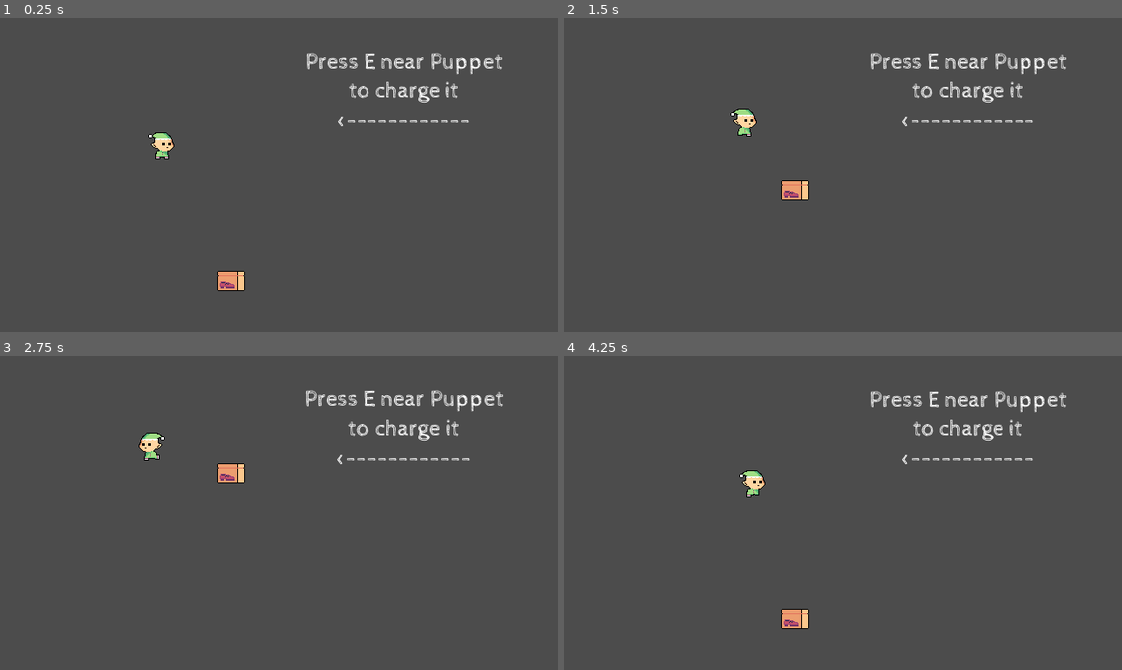
Above: before the commit, frames 1-4 (two rows, left to right).
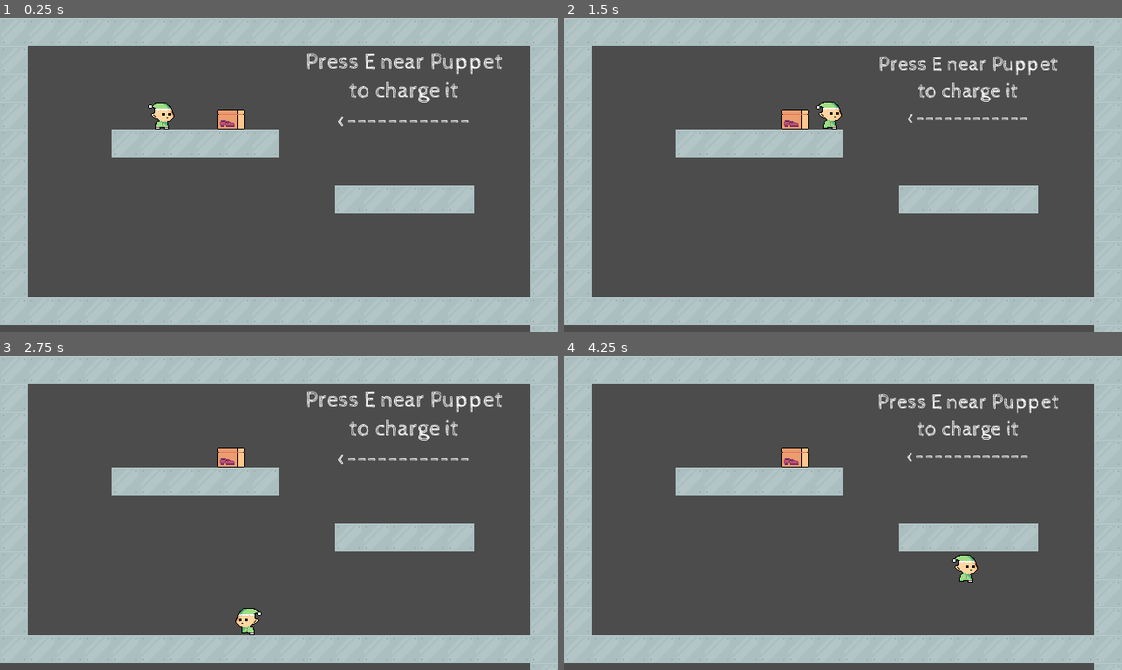
Above: after the commit, the same moments.

Repository: jjramos-dev/Brackeys2020-4
Game: Godot game, scene res://Puppets/PuppetWalk/PuppetWalkTestJuanjo.tscn
Same seed, same stepped clock (60 frames per second), same inputs: the game is played once before the commit and once after it. This scene is started directly instead of the project's main scene.
Inputs (mouse positions are in pixels of both pictures, inside the frame that each line leads up to):
- Up to frame 1 (0.25 s): no input
- Up to frame 2 (1.5 s): tap E (rewind) at 0.5, 1.35 s; move the mouse to (965, 159) at 0.52 s; hold E (rewind) 0.53-1.28 s; hold Right (right) from 0.53 s (still down); click (965, 159) at 0.67 s; tap Space (jump) at 0.77 s; move the mouse to (731, 190) at 1.27 s
- Up to frame 3 (2.75 s): tap Space (jump) at 1.52 s; tap E (rewind) at 2 s; move the mouse to (228, 456) at 2.02 s; release Right (right) at 2.03 s; hold Left (left) from 2.03 s (still down); hold E (rewind) from 2.03 s (still down); click (228, 456) at 2.17 s
- Up to frame 4 (4.25 s): move the mouse to (815, 575) at 2.77 s; release Left (left) at 2.78 s; release E (rewind) at 2.78 s; hold Right (right) from 2.78 s (still down); tap E (rewind) at 2.85, 3.5 s; click (815, 575) at 2.92 s; tap Space (jump) at 3.02, 3.77 s; move the mouse to (1010, 560) at 3.52 s; hold E (rewind) from 3.53 s (still down)

The runs differ from the first frame. In frame 1, 32% of the frame differs, in the area x 0-100%, y 0-100%; in frame 2, 34%; in frame 3, 32%; in frame 4, 33%.

Commit message:
TileSet saved as a resource file

Diff:
--- /dev/null
+++ b/Game/Levels/TestLevel/TileSet.tres
@@ -0,0 +1,101 @@
+[gd_resource type="TileSet" load_steps=6 format=2]
+
+[ext_resource path="res://Levels/TestLevel/Graphics/sheet.png" type="Texture" id=1]
+
+[sub_resource type="ConvexPolygonShape2D" id=1]
+points = PoolVector2Array( 0, 0, 32, 0, 32, 32, 0, 32 )
+
+[sub_resource type="ConvexPolygonShape2D" id=2]
+points = PoolVector2Array( 32, 32, 0, 32, 0, 0, 32, 0 )
+
+[sub_resource type="ConvexPolygonShape2D" id=3]
+points = PoolVector2Array( 32, 8.29398, 0, 8.29398, 0, 0, 32, 0 )
+
+[sub_resource type="ConvexPolygonShape2D" id=4]
+points = PoolVector2Array( 0, 0, 32, 0, 32, 32, 0, 32 )
+
+[resource]
+0/name = "sheet.png 0"
+0/texture = ExtResource( 1 )
+0/tex_offset = Vector2( 0, 0 )
+0/modulate = Color( 1, 1, 1, 1 )
+0/region = Rect2( 64, 32, 32, 32 )
+0/tile_mode = 0
+0/occluder_offset = Vector2( 0, 0 )
+0/navigation_offset = Vector2( 0, 0 )
+0/shape_offset = Vector2( 0, 0 )
+0/shape_transform = Transform2D( 1, 0, 0, 1, 0, 0 )
+0/shape = SubResource( 1 )
+0/shape_one_way = false
+0/shape_one_way_margin = 1.0
+0/shapes = [ {
+"autotile_coord": Vector2( 0, 0 ),
+"one_way": false,
+"one_way_margin": 1.0,
+"shape": SubResource( 1 ),
+"shape_transform": Transform2D( 1, 0, 0, 1, 0, 0 )
+} ]
+0/z_index = 0
+1/name = "sheet.png 1"
+1/texture = ExtResource( 1 )
+1/tex_offset = Vector2( 0, 0 )
+1/modulate = Color( 1, 1, 1, 1 )
+1/region = Rect2( 96, 32, 32, 32 )
+1/tile_mode = 0
+1/occluder_offset = Vector2( 0, 0 )
+1/navigation_offset = Vector2( 0, 0 )
+1/shape_offset = Vector2( 0, 0 )
+1/shape_transform = Transform2D( 1, 0, 0, 1, 0, 0 )
+1/shape = SubResource( 2 )
+1/shape_one_way = false
+1/shape_one_way_margin = 1.0
+1/shapes = [ {
+"autotile_coord": Vector2( 0, 0 ),
+"one_way": false,
+"one_way_margin": 1.0,
+"shape": SubResource( 2 ),
+"shape_transform": Transform2D( 1, 0, 0, 1, 0, 0 )
+} ]
+1/z_index = 0
+2/name = "sheet.png 2"
+2/texture = ExtResource( 1 )
+2/tex_offset = Vector2( 0, 0 )
+2/modulate = Color( 1, 1, 1, 1 )
+2/region = Rect2( 192, 96, 32, 32 )
+2/tile_mode = 0
+2/occluder_offset = Vector2( 0, 0 )
+2/navigation_offset = Vector2( 0, 0 )
+2/shape_offset = Vector2( 0, 0 )
+2/shape_transform = Transform2D( 1, 0, 0, 1, 0, 0 )
+2/shape = SubResource( 3 )
+2/shape_one_way = false
+2/shape_one_way_margin = 1.0
+2/shapes = [ {
+"autotile_coord": Vector2( 0, 0 ),
+"one_way": false,
+"one_way_margin": 1.0,
+"shape": SubResource( 3 ),
+"shape_transform": Transform2D( 1, 0, 0, 1, 0, 0 )
+} ]
+2/z_index = 0
+3/name = "sheet.png 3"
+3/texture = ExtResource( 1 )
+3/tex_offset = Vector2( 0, 0 )
+3/modulate = Color( 1, 1, 1, 1 )
+3/region = Rect2( 64, 64, 32, 32 )
+3/tile_mode = 0
+3/occluder_offset = Vector2( 0, 0 )
+3/navigation_offset = Vector2( 0, 0 )
+3/shape_offset = Vector2( 0, 0 )
+3/shape_transform = Transform2D( 1, 0, 0, 1, 0, 0 )
+3/shape = SubResource( 4 )
+3/shape_one_way = false
+3/shape_one_way_margin = 1.0
+3/shapes = [ {
+"autotile_coord": Vector2( 0, 0 ),
+"one_way": false,
+"one_way_margin": 1.0,
+"shape": SubResource( 4 ),
+"shape_transform": Transform2D( 1, 0, 0, 1, 0, 0 )
+} ]
+3/z_index = 0
--- a/Game/Puppets/PuppetWalk/PuppetWalkTestJuanjo.tscn
+++ b/Game/Puppets/PuppetWalk/PuppetWalkTestJuanjo.tscn
@@ -3,12 +3,11 @@
 [ext_resource path="res://Puppets/PuppetWalk/PuppetWalkTestJuanjo.gd" type="Script" id=1]
 [ext_resource path="res://gui/Hint.tscn" type="PackedScene" id=2]
 [ext_resource path="res://Puppets/PuppetGeneric/GUI.gd" type="Script" id=3]
+[ext_resource path="res://Levels/TestLevel/TileSet.tres" type="TileSet" id=4]
 [ext_resource path="res://Player/player.tscn" type="PackedScene" id=5]
 [ext_resource path="res://Puppets/PuppetWalk/PuppetWalk.tscn" type="PackedScene" id=6]
 [ext_resource path="res://Environment/ExitDoor.tscn" type="PackedScene" id=8]
 [ext_resource path="res://Environment/Ice.tscn" type="PackedScene" id=9]
-
-[sub_resource type="TileSet" id=1]
 
 [node name="TestLevel" type="Node2D"]
 script = ExtResource( 1 )
@@ -16,10 +15,11 @@
 [node name="Scene" type="Node" parent="."]
 
 [node name="TileMap" type="TileMap" parent="Scene"]
-tile_set = SubResource( 1 )
+tile_set = ExtResource( 4 )
 cell_size = Vector2( 32, 32 )
 cell_custom_transform = Transform2D( 32, 0, 0, 32, 0, 0 )
 format = 1
+tile_data = PoolIntArray( 0, 0, 0, 1, 0, 0, 2, 0, 0, 3, 0, 0, 4, 0, 0, 5, 0, 0, 6, 0, 0, 7, 0, 0, 8, 0, 0, 9, 0, 0, 10, 0, 0, 11, 0, 0, 12, 0, 0, 13, 0, 0, 14, 0, 0, 15, 0, 0, 16, 0, 0, 17, 0, 0, 18, 0, 0, 19, 0, 0, 20, 0, 0, 65536, 0, 0, 65555, 0, 0, 131072, 0, 0, 131091, 0, 0, 196608, 0, 0, 196627, 0, 0, 262144, 0, 0, 262148, 0, 0, 262149, 0, 0, 262150, 0, 0, 262151, 0, 0, 262152, 0, 0, 262153, 0, 0, 262163, 0, 0, 327680, 0, 0, 327699, 0, 0, 393216, 0, 0, 393228, 0, 0, 393229, 0, 0, 393230, 0, 0, 393231, 0, 0, 393232, 0, 0, 393235, 0, 0, 458752, 0, 0, 458771, 0, 0, 458772, 0, 0, 524288, 0, 0, 524307, 0, 0, 524308, 0, 0, 589824, 0, 0, 589843, 0, 0, 589844, 0, 0, 655360, 0, 0, 655361, 0, 0, 655362, 0, 0, 655363, 0, 0, 655364, 0, 0, 655365, 0, 0, 655366, 0, 0, 655367, 0, 0, 655368, 0, 0, 655369, 0, 0, 655370, 0, 0, 655371, 0, 0, 655372, 0, 0, 655373, 0, 0, 655374, 0, 0, 655375, 0, 0, 655376, 0, 0, 655377, 0, 0, 655378, 0, 0, 655379, 0, 0, 655380, 0, 0, 720915, 0, 0, 720916, 0, 0 )
 
 [node name="Player" type="Node" parent="."]
 
